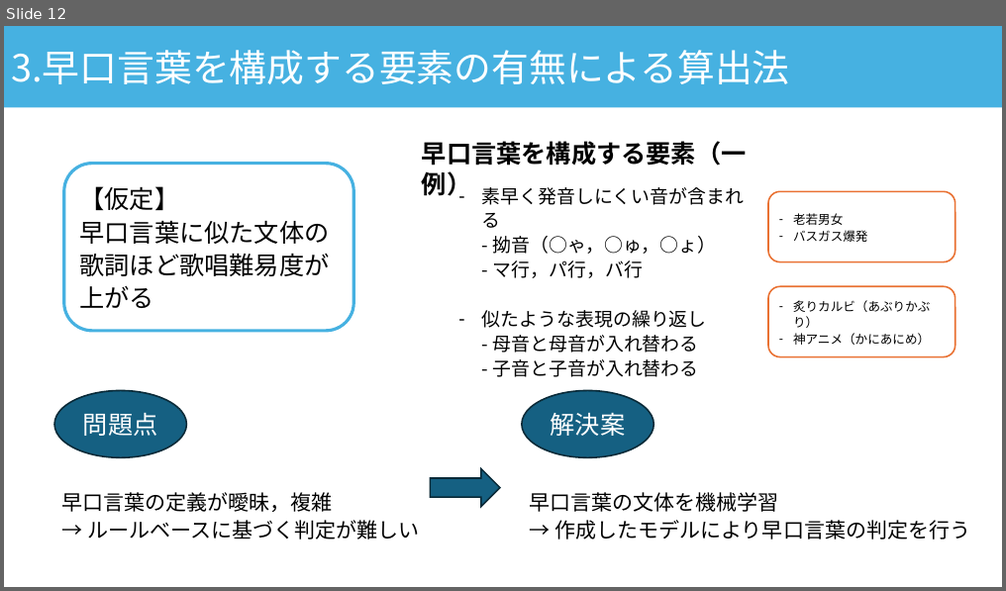
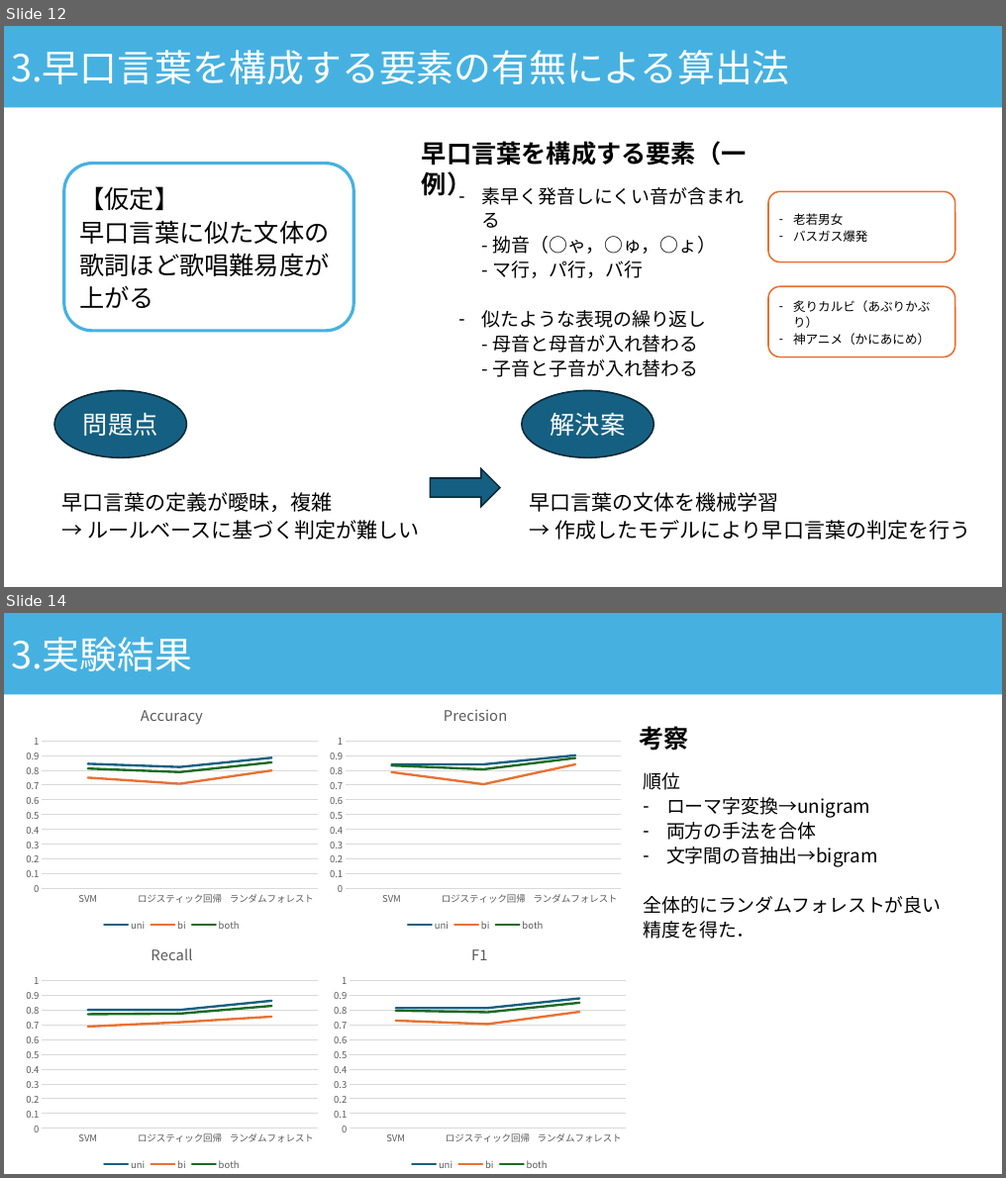
Before and after one commit to asn407/20241221, a slide deck: 年末発表.pptx. Shown one above the other, each under a label of ours: slide 12 before the commit, slides 12 and 14 after it; the slides between them are not shown. The pictures are 1006x591 and 1006x1178 pixels, drawn with LibreOffice and Linux fonts; fonts in the diff are those of the drawing. Boxes give left, top, right and bottom in pixels: in the first picture for what was removed or moved away, otherwise in the second. Text is boxed around its words. In the diff, an @@ line names an element or a change of style, - is before the commit and + after.

```diff
--- a/年末発表.pptx
+++ b/年末発表.pptx
@@ slide 14 added at (4, 613, 1002, 1174), background #FFFFFF @@
@@ rectangle added at (4, 613, 1002, 694), fill #46B1E1, 36 pt, text #FFFFFF @@
+3.実験結果
@@ line chart added at (20, 691, 324, 935) @@
+title "Accuracy "
+categories: SVM, ロジスティック回帰, ランダムフォレスト
+uni: 0.84, 0.82, 0.88
+bi: 0.75, 0.71, 0.8
+both: 0.81, 0.79, 0.85
@@ line chart added at (324, 691, 628, 935) @@
+title "Precision "
+categories: SVM, ロジスティック回帰, ランダムフォレスト
+uni: 0.84, 0.84, 0.9
+bi: 0.79, 0.71, 0.84
+both: 0.83, 0.81, 0.88
@@ text added at (639, 726, 688, 751), 24 pt, text #000000, bold @@
+考察
@@ text added at (643, 772, 941, 939), 18 pt, text #000000 @@
+順位
+– ローマ字変換→unigram
+– 両方の手法を合体
+– 文字間の音抽出→bigram
+全体的にランダムフォレストが良い精度を得た．
@@ line chart added at (20, 931, 324, 1174) @@
+title "Recall "
+categories: SVM, ロジスティック回帰, ランダムフォレスト
+uni: 0.8, 0.8, 0.86
+bi: 0.69, 0.72, 0.75
+both: 0.77, 0.77, 0.83
@@ line chart added at (328, 931, 632, 1174) @@
+title "F1 "
+categories: SVM, ロジスティック回帰, ランダムフォレスト
+uni: 0.81, 0.81, 0.88
+bi: 0.73, 0.7, 0.79
+both: 0.8, 0.78, 0.85
```
Also in this commit, not shown: 2 slides changed, 1 other slide added, 1 slide removed, 1 other file.
